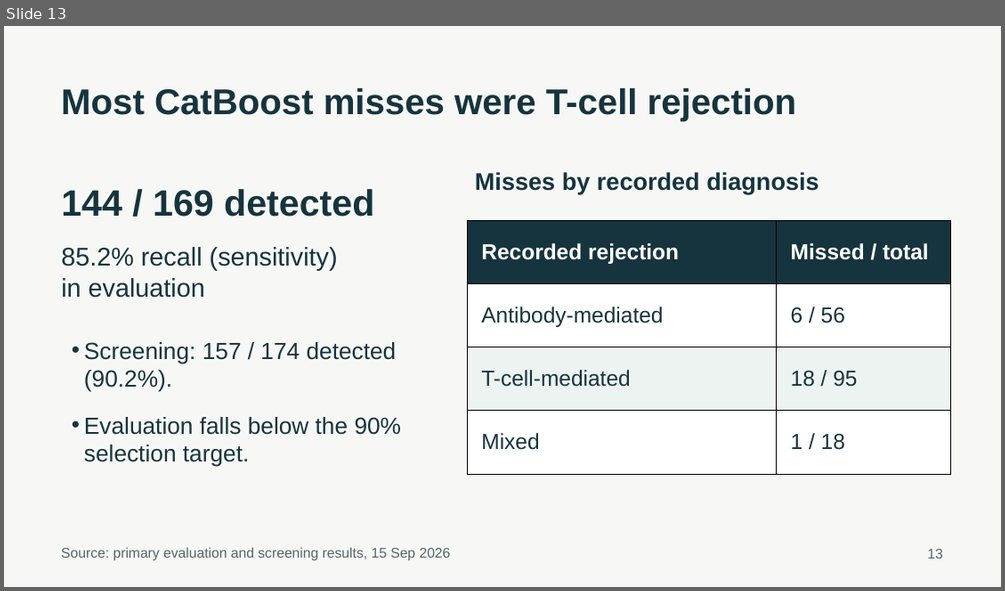
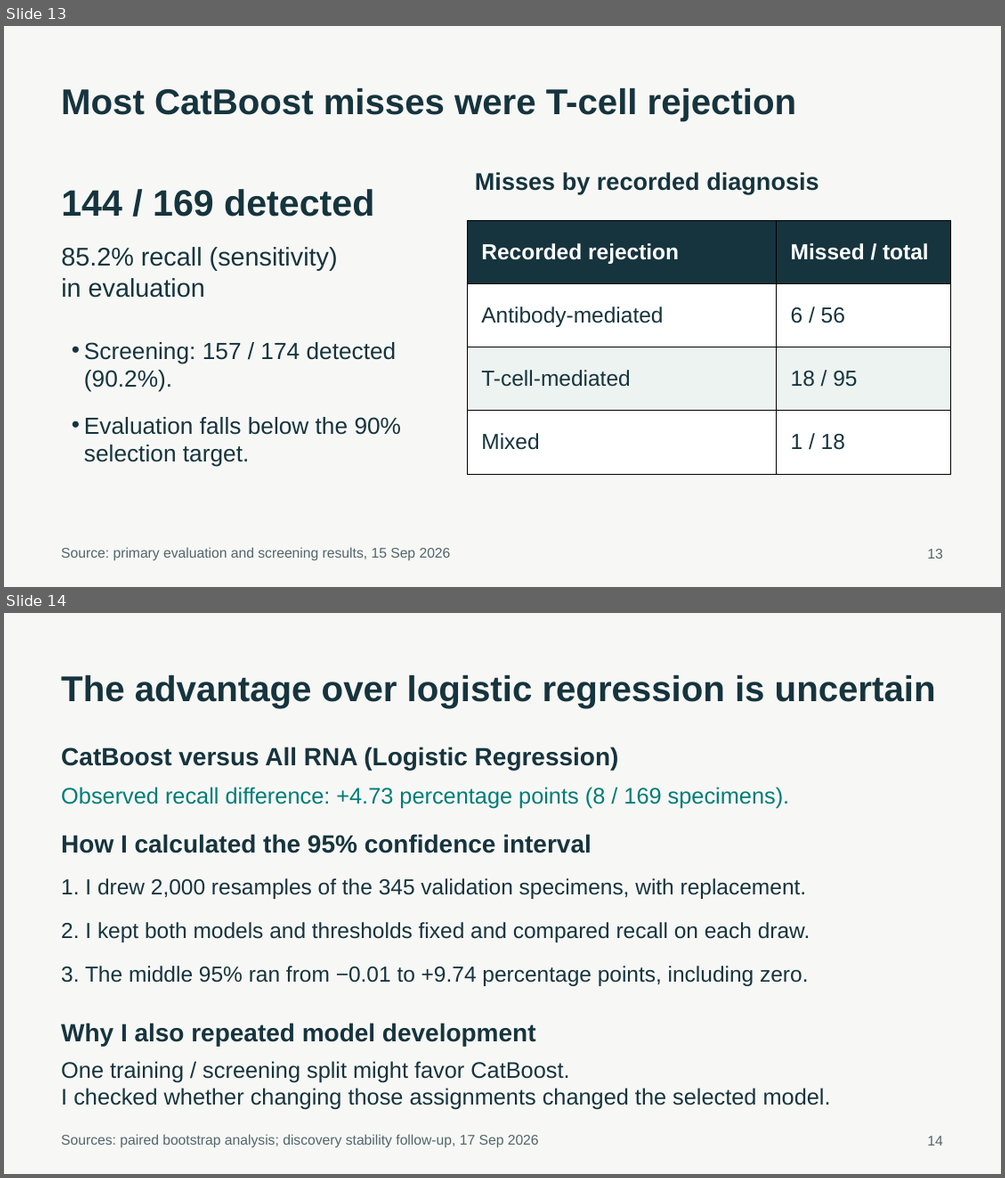
Before and after one commit to ca34525/Kidney-Biopsy-Rejection-Classifier, a slide deck: presentation/unos_kidney_biopsy.pptx. Shown one above the other, each under a label of ours: slide 13 before the commit, slides 13 and 14 after it. The pictures are 1005x591 and 1005x1178 pixels, drawn with LibreOffice and Linux fonts; fonts in the diff are those of the drawing. Boxes give left, top, right and bottom in pixels: in the first picture for what was removed or moved away, otherwise in the second. Text is boxed around its words. In the diff, an @@ line names an element or a change of style, - is before the commit and + after.

Commit message:
Clarify presentation metrics and model-choice stability

```diff
--- a/presentation/unos_kidney_biopsy.pptx
+++ b/presentation/unos_kidney_biopsy.pptx
@@ slide 14 added at [4, 613, 1001, 1174], background #F7F8F5 @@
@@ text added at [61, 675, 936, 708], 34.5 pt, text #16343E, bold @@
+The advantage over logistic regression is uncertain
@@ text added at [61, 747, 619, 770], 24 pt, text #16343E, bold @@
+CatBoost versus All RNA (Logistic Regression)
@@ text added at [61, 787, 790, 809], 21.8 pt, text #007C78 @@
+Observed recall difference: +4.73 percentage points (8 / 169 specimens).
@@ text added at [61, 834, 591, 853], 24 pt, text #16343E, bold @@
+How I calculated the 95% confidence interval
@@ text added at [61, 878, 807, 899], 21 pt, text #16343E @@
+1. I drew 2,000 resamples of the 345 validation specimens, with replacement.
@@ text added at [61, 922, 810, 942], 21 pt, text #16343E @@
+2. I kept both models and thresholds fixed and compared recall on each draw.
@@ text added at [61, 965, 808, 986], 21 pt, text #16343E @@
+3. The middle 95% ran from −0.01 to +9.74 percentage points, including zero.
@@ text added at [61, 1022, 536, 1046], 24 pt, text #16343E, bold @@
+Why I also repeated model development
@@ text added at [61, 1061, 831, 1110], 21.8 pt, text #16343E @@
+One training / screening split might favor CatBoost.
+I checked whether changing those assignments changed the selected model.
@@ text added at [61, 1134, 539, 1148], 13.5 pt, text #52656B @@
+Sources: paired bootstrap analysis; discovery stability follow-up, 17 Sep 2026
@@ text added at [927, 1135, 942, 1145], 13.5 pt, text #52656B @@
+14
```
Also in this commit, not shown: 18 slides changed, 1 other slide added, 1 slide removed, 32 other files.
